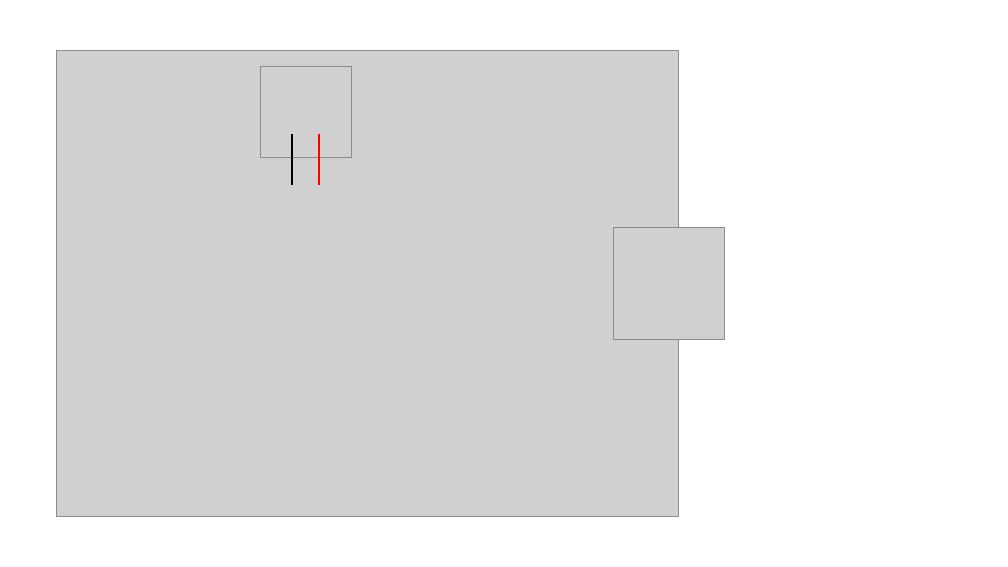
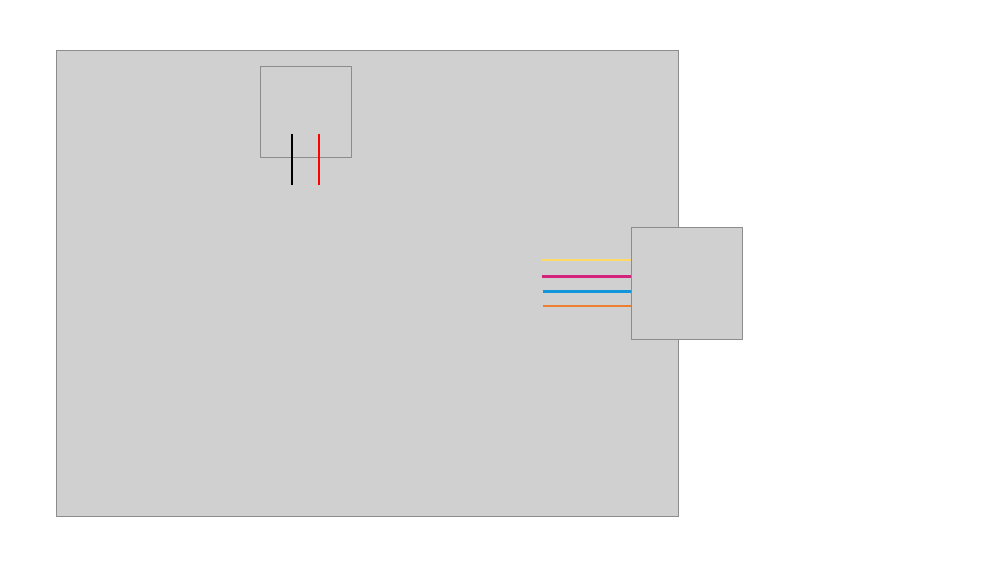
Before and after one commit to SeeedDocument/Grove-I2C_Motor_Driver-TB6612FNG, a slide deck: slide 4 of img/pin-out/101020593.pptx. Drawn at 1008x567 pixels with LibreOffice and Linux fonts; fonts in the diff are those of the drawing; grey boxes stand for pictures. Boxes give left, top, right and bottom in pixels: in the first picture for what was removed or moved away, otherwise in the second. Text is boxed around its words. In the diff, an @@ line names an element or a change of style, - is before the commit and + after.

```diff
--- a/img/pin-out/101020593.pptx
+++ b/img/pin-out/101020593.pptx
@@ picture: place and size @@
-picture at box(613, 228, 724, 339)
+picture at box(631, 228, 743, 339)
@@ line added from (541, 260) to (631, 260), #FFD966 2.5 pt @@
@@ line added from (541, 277) to (631, 277), #D4237A 2.5 pt @@
@@ line added from (543, 291) to (631, 291), #1296DB 2.5 pt @@
@@ line added from (543, 306) to (631, 306), #ED7D31 2.5 pt @@
```
Also in this commit, not shown: 1 other slide changed, 2 slides added, 1 slide removed, 6 other files.
